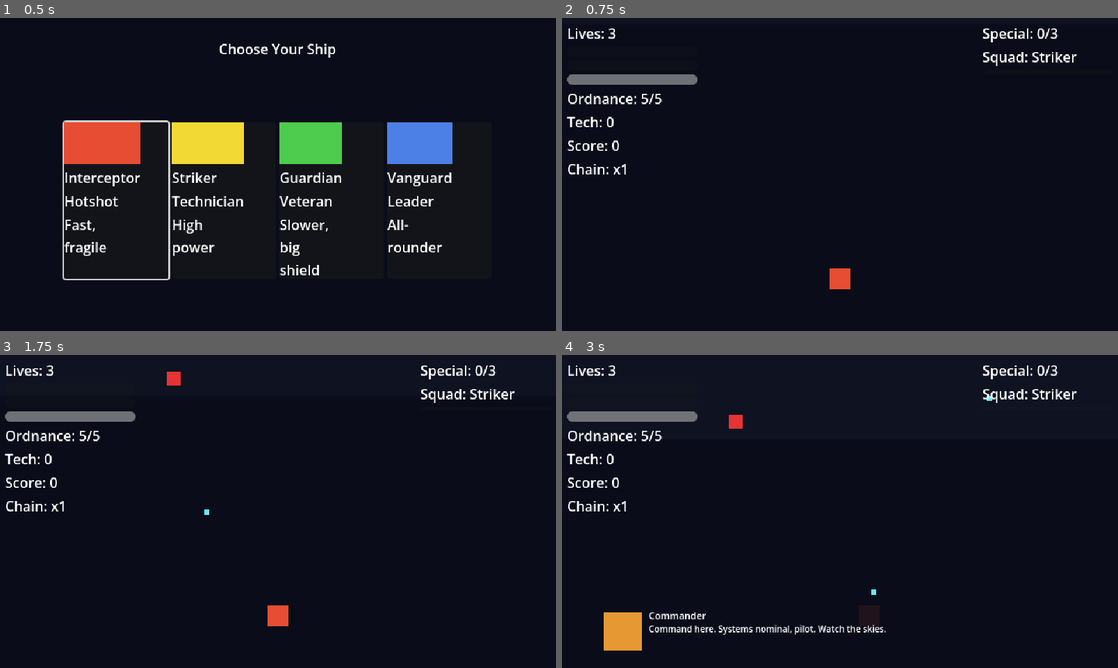
Above: before the commit, frames 1-4 (two rows, left to right).
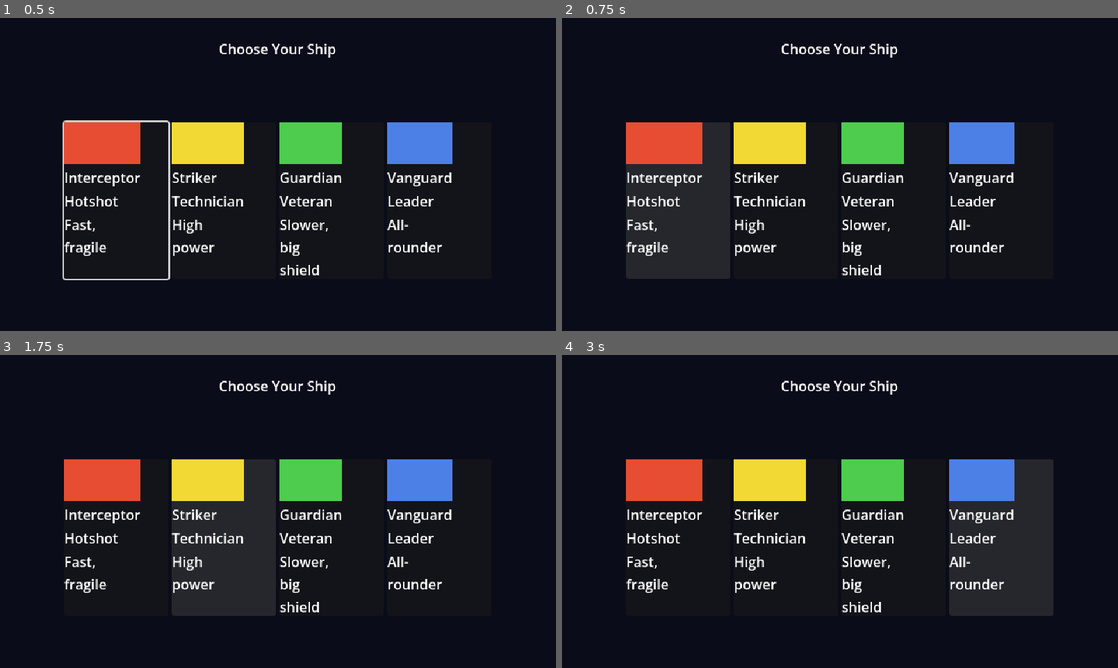
Above: after the commit, the same moments.

Repository: Funfetsunk/terra-intercept
Game: Godot game, scene res://scenes/menus/ship_select.tscn
The game is run twice, just before and just after one commit, with the same random seed, the same clock (stepped at 60 frames per second) and the same inputs.
Inputs (mouse positions are in pixels of both pictures, inside the frame that each line leads up to):
- Up to frame 1 (0.5 s): no input
- Up to frame 2 (0.75 s): click (678, 199) at 0.5 s
- Up to frame 3 (1.75 s): click (222, 536) at 1.27 s
- Up to frame 4 (3 s): click (895, 536) at 2.02 s; tap Enter (ui_accept) at 2.75 s; move the mouse to (962, 495) at 2.77 s; hold D (p1_move_right) from 2.78 s (still down); click (962, 495) at 2.85 s

Frame 1 is identical in both runs. In frame 2, 19% of the frame differs, in the area x 0-93%, y 3-87%; in frame 3, 19%; in frame 4, 20%, in the area x 0-93%, y 3-95%.

Commit message:
Retire vertical slice into developer test range
Convert vertical_slice.tscn/.gd into scenes/levels/test_range.tscn/.gd
on the milestone-2a systems (rename only, same content), dropping the
mission-complete -> results screen transition and the dead unused
FocusHitboxVisual node. Remove the slice from menu flow (ship_select
now points at the not-yet-built London mission). Decouple Boss from
mission flow by replacing its direct GameState.complete_mission() call
with a boss_defeated signal, clearing the way to reuse it as the
milestone-2b mid-boss.

Co-Authored-By: Claude Sonnet 5 <noreply@anthropic.com>
Claude-Session: https://claude.ai/code/session_01Nh3aPMJzmkSArqwMqRdZHh

Diff:
--- a/data/missions/vertical_slice_mission.tres
+++ b/data/missions/test_range_mission.tres
@@ -1,9 +1,11 @@
-[gd_resource type="Resource" script_class="MissionData" load_steps=13 format=3]
+[gd_resource type="Resource" script_class="MissionData" format=3 uid="uid://baxpsygp200ea"]
 
-[ext_resource type="Script" path="res://scripts/resources/mission_data.gd" id="1"]
+[ext_resource type="Script" uid="uid://cnhxdpsth8r8w" path="res://scripts/resources/mission_data.gd" id="1"]
+[ext_resource type="Script" uid="uid://cfm1tvmus3d7n" path="res://scripts/resources/dialogue_entry.gd" id="1_qsv8g"]
 [ext_resource type="Resource" path="res://data/missions/spawn_drone_01.tres" id="2"]
 [ext_resource type="Resource" path="res://data/missions/spawn_drone_02.tres" id="3"]
 [ext_resource type="Resource" path="res://data/missions/spawn_swarmer_01.tres" id="4"]
+[ext_resource type="Script" uid="uid://c33ljo8b85nep" path="res://scripts/resources/spawn_entry.gd" id="4_qmndi"]
 [ext_resource type="Resource" path="res://data/missions/spawn_swarmer_02.tres" id="5"]
 [ext_resource type="Resource" path="res://data/missions/spawn_spinner_01.tres" id="6"]
 [ext_resource type="Resource" path="res://data/missions/spawn_drone_03.tres" id="7"]
@@ -15,7 +17,7 @@
 
 [resource]
 script = ExtResource("1")
-mission_name = "Vertical Slice"
+mission_name = "Test Range"
 background_scroll_speed = 40.0
-spawn_entries = Array[Resource]([ExtResource("2"), ExtResource("3"), ExtResource("4"), ExtResource("5"), ExtResource("6"), ExtResource("7"), ExtResource("8"), ExtResource("9"), ExtResource("10"), ExtResource("11")])
-dialogue_events = Array[Resource]([ExtResource("12")])
+spawn_entries = Array[ExtResource("4_qmndi")]([ExtResource("2"), ExtResource("3"), ExtResource("4"), ExtResource("5"), ExtResource("6"), ExtResource("7"), ExtResource("8"), ExtResource("9"), ExtResource("10"), ExtResource("11")])
+dialogue_events = Array[ExtResource("1_qsv8g")]([ExtResource("12")])
--- a/scenes/bosses/boss.gd
+++ b/scenes/bosses/boss.gd
@@ -1,4 +1,6 @@
 extends EnemyBase
+
+signal boss_defeated
 
 @export var hover_y: float = 70.0
 
@@ -21,4 +23,4 @@
 
 func _die() -> void:
 	super._die()
-	get_node("/root/GameState").complete_mission()
+	boss_defeated.emit()
--- a/scenes/levels/vertical_slice.gd
+++ b/scenes/levels/test_range.gd
@@ -6,8 +6,4 @@
 func _ready() -> void:
 	var game_state: Node = get_node("/root/GameState")
 	game_state.start_new_run()
-	game_state.mission_completed.connect(_on_mission_completed)
 	_hud.bind_player(_player)
-
-func _on_mission_completed(_results: Dictionary) -> void:
-	get_tree().change_scene_to_file("res://scenes/menus/results_screen.tscn")
--- /dev/null
+++ b/scenes/levels/test_range.tscn
@@ -0,0 +1,204 @@
+[gd_scene format=3 uid="uid://5uuy6xrn47bs"]
+
+[ext_resource type="Script" uid="uid://gl1bk3xbu2sd" path="res://scenes/levels/test_range.gd" id="1_kk330"]
+[ext_resource type="PackedScene" uid="uid://bveh1trv7wuqf" path="res://scenes/player/player_ship.tscn" id="2_nj8yn"]
+[ext_resource type="Script" uid="uid://brvoh5s303sqb" path="res://scenes/player/player_ship.gd" id="3_eq62o"]
+[ext_resource type="Resource" uid="uid://b3c6554j4do4e" path="res://data/ships/guardian_ship_data.tres" id="4_oxpsd"]
+[ext_resource type="Script" uid="uid://b5jrllxqn3mcp" path="res://scenes/specials/squad_special_vfx.gd" id="5_pdebw"]
+[ext_resource type="PackedScene" uid="uid://c1woeggvkgk0f" path="res://scenes/hud/hud.tscn" id="6_l6eno"]
+[ext_resource type="Script" uid="uid://d0v1ssq1rlq0w" path="res://scenes/hud/hud.gd" id="7_mr2on"]
+[ext_resource type="PackedScene" uid="uid://bdjsxy2elcbrc" path="res://scenes/hud/dialogue_box.tscn" id="8_x3ifj"]
+[ext_resource type="Script" uid="uid://70dhy7y8fstm" path="res://scenes/hud/dialogue_box.gd" id="9_5jedd"]
+[ext_resource type="Script" uid="uid://bgoiagdeo8ki4" path="res://scripts/systems/enemy_spawner.gd" id="10_ospck"]
+[ext_resource type="Resource" uid="uid://baxpsygp200ea" path="res://data/missions/test_range_mission.tres" id="11_corhf"]
+[ext_resource type="Script" uid="uid://c6cns2cik14l2" path="res://scenes/levels/scrolling_background.gd" id="12_irn3u"]
+[ext_resource type="PackedScene" uid="uid://ort4tmjdo7j" path="res://scenes/levels/background_layer.tscn" id="13_3vjr3"]
+[ext_resource type="Script" uid="uid://cktltf2ympqjm" path="res://scenes/levels/background_layer.gd" id="14_vu5jp"]
+[ext_resource type="Script" uid="uid://b1vqxoh2qfcwi" path="res://scripts/systems/dialogue_controller.gd" id="15_a2tfc"]
+
+[sub_resource type="CircleShape2D" id="CircleShape2D_kjavq"]
+radius = 2.0
+
+[node name="TestRange" type="Node2D" unique_id=1311692602]
+script = ExtResource("1_kk330")
+
+[node name="PlayerShip" type="Node2D" parent="." unique_id=1276083379 instance=ExtResource("2_nj8yn")]
+position = Vector2(320, 300)
+script = ExtResource("3_eq62o")
+data = ExtResource("4_oxpsd")
+
+[node name="Sprite" type="ColorRect" parent="PlayerShip" unique_id=668240328]
+offset_left = -12.0
+offset_top = -12.0
+offset_right = 12.0
+offset_bottom = 12.0
+mouse_filter = 2
+color = Color(0.3, 0.8, 0.3, 1)
+
+[node name="Hitbox" type="Area2D" parent="PlayerShip" unique_id=1478547012]
+collision_mask = 0
+
+[node name="CollisionShape2D" type="CollisionShape2D" parent="PlayerShip/Hitbox" unique_id=1161019146]
+shape = SubResource("CircleShape2D_kjavq")
+
+[node name="SpecialVFX" type="Node2D" parent="PlayerShip" unique_id=1062415370]
+visible = false
+script = ExtResource("5_pdebw")
+
+[node name="HUD" type="CanvasLayer" parent="." unique_id=1725720245 instance=ExtResource("6_l6eno")]
+script = ExtResource("7_mr2on")
+
+[node name="HUDRoot" type="Control" parent="HUD" unique_id=1802526821]
+layout_mode = 3
+anchors_preset = 0
+offset_right = 640.0
+offset_bottom = 360.0
+mouse_filter = 2
+
+[node name="LeftPanel" type="VBoxContainer" parent="HUD/HUDRoot" unique_id=2079910361]
+layout_mode = 0
+offset_left = 6.0
+offset_top = 6.0
+offset_right = 156.0
+offset_bottom = 96.0
+
+[node name="LivesLabel" type="Label" parent="HUD/HUDRoot/LeftPanel" unique_id=1862482661]
+layout_mode = 2
+text = "Lives: 3"
+
+[node name="ShieldBar" type="ProgressBar" parent="HUD/HUDRoot/LeftPanel" unique_id=1070524969]
+custom_minimum_size = Vector2(120, 12)
+layout_mode = 2
+show_percentage = false
+
+[node name="HullBar" type="ProgressBar" parent="HUD/HUDRoot/LeftPanel" unique_id=1171664975]
+custom_minimum_size = Vector2(120, 12)
+layout_mode = 2
+show_percentage = false
+
+[node name="FocusBar" type="ProgressBar" parent="HUD/HUDRoot/LeftPanel" unique_id=2050544513]
+custom_minimum_size = Vector2(120, 12)
+layout_mode = 2
+show_percentage = false
+
+[node name="OrdnanceLabel" type="Label" parent="HUD/HUDRoot/LeftPanel" unique_id=2060462217]
+layout_mode = 2
+text = "Ordnance: 5/5"
+
+[node name="TechLabel" type="Label" parent="HUD/HUDRoot/LeftPanel" unique_id=103671485]
+layout_mode = 2
+text = "Tech: 0"
+
+[node name="ScoreLabel" type="Label" parent="HUD/HUDRoot/LeftPanel" unique_id=2039780289]
+layout_mode = 2
+text = "Score: 0"
+
+[node name="ChainLabel" type="Label" parent="HUD/HUDRoot/LeftPanel" unique_id=1441619416]
+layout_mode = 2
+text = "Chain: x1"
+
+[node name="RightPanel" type="VBoxContainer" parent="HUD/HUDRoot" unique_id=83778539]
+layout_mode = 0
+offset_left = 484.0
+offset_top = 6.0
+offset_right = 634.0
+offset_bottom = 46.0
+
+[node name="SpecialChargesLabel" type="Label" parent="HUD/HUDRoot/RightPanel" unique_id=650194307]
+layout_mode = 2
+text = "Special: 0/3"
+
+[node name="SquadLabel" type="Label" parent="HUD/HUDRoot/RightPanel" unique_id=1090562693]
+layout_mode = 2
+text = "Squad: -"
+
+[node name="SpecialProgressBar" type="ProgressBar" parent="HUD/HUDRoot/RightPanel" unique_id=1044090549]
+custom_minimum_size = Vector2(120, 4)
+layout_mode = 2
+max_value = 1.0
+show_percentage = false
+
+[node name="DialogueBox" type="CanvasLayer" parent="." unique_id=647446749 instance=ExtResource("8_x3ifj")]
+script = ExtResource("9_5jedd")
+
+[node name="Panel" type="ColorRect" parent="DialogueBox" unique_id=101237651]
+offset_left = 40.0
+offset_top = 288.0
+offset_right = 600.0
+offset_bottom = 344.0
+mouse_filter = 2
+color = Color(0.04, 0.05, 0.1, 0.9)
+
+[node name="Portrait" type="ColorRect" parent="DialogueBox/Panel" unique_id=1180777483]
+layout_mode = 0
+offset_left = 8.0
+offset_top = 8.0
+offset_right = 52.0
+offset_bottom = 52.0
+mouse_filter = 2
+
+[node name="SpeakerLabel" type="Label" parent="DialogueBox/Panel" unique_id=1111111014]
+layout_mode = 0
+offset_left = 60.0
+offset_top = 4.0
+offset_right = 552.0
+offset_bottom = 18.0
+theme_override_font_sizes/font_size = 11
+text = "Speaker"
+
+[node name="TextLabel" type="Label" parent="DialogueBox/Panel" unique_id=1495621868]
+layout_mode = 0
+offset_left = 60.0
+offset_top = 20.0
+offset_right = 552.0
+offset_bottom = 52.0
+theme_override_font_sizes/font_size = 10
+text = "Dialogue text"
+autowrap_mode = 3
+
+[node name="EnemySpawner" type="Node" parent="." unique_id=876114463]
+script = ExtResource("10_ospck")
+mission = ExtResource("11_corhf")
+
+[node name="Background" type="Node2D" parent="." unique_id=1671133722]
+z_index = -10
+script = ExtResource("12_irn3u")
+mission = ExtResource("11_corhf")
+
+[node name="FarLayer" type="Node2D" parent="Background" unique_id=2071353270 instance=ExtResource("13_3vjr3")]
+script = ExtResource("14_vu5jp")
+scroll_speed_multiplier = 0.5
+panel_a_color = Color(0.02, 0.025, 0.05, 1)
+panel_b_color = Color(0.03, 0.035, 0.07, 1)
+
+[node name="PanelA" type="ColorRect" parent="Background/FarLayer" unique_id=397745998]
+offset_right = 640.0
+offset_bottom = 360.0
+mouse_filter = 2
+color = Color(0.04, 0.05, 0.1, 1)
+
+[node name="PanelB" type="ColorRect" parent="Background/FarLayer" unique_id=1781704554]
+offset_top = -360.0
+offset_right = 640.0
+mouse_filter = 2
+color = Color(0.06, 0.07, 0.13, 1)
+
+[node name="NearLayer" type="Node2D" parent="Background" unique_id=1113152482 instance=ExtResource("13_3vjr3")]
+script = ExtResource("14_vu5jp")
+
+[node name="PanelA" type="ColorRect" parent="Background/NearLayer" unique_id=889876748]
+offset_right = 640.0
+offset_bottom = 360.0
+mouse_filter = 2
+color = Color(0.04, 0.05, 0.1, 1)
+
+[node name="PanelB" type="ColorRect" parent="Background/NearLayer" unique_id=490229765]
+offset_top = -360.0
+offset_right = 640.0
+mouse_filter = 2
+color = Color(0.06, 0.07, 0.13, 1)
+
+[node name="DialogueController" type="Node" parent="." unique_id=1105281894]
+script = ExtResource("15_a2tfc")
+mission = ExtResource("11_corhf")
+dialogue_box_path = NodePath("../DialogueBox")
--- a/scenes/levels/vertical_slice.tscn
+++ /dev/null
@@ -1,51 +0,0 @@
-[gd_scene format=3 uid="uid://dggg7ddlqp3vc"]
-
-[ext_resource type="Script" uid="uid://ebhoutquxh0v" path="res://scenes/levels/vertical_slice.gd" id="1_c33km"]
-[ext_resource type="PackedScene" uid="uid://bveh1trv7wuqf" path="res://scenes/player/player_ship.tscn" id="1_s6fwv"]
-[ext_resource type="PackedScene" uid="uid://c1woeggvkgk0f" path="res://scenes/hud/hud.tscn" id="6_yqhg2"]
-[ext_resource type="Script" uid="uid://c6cns2cik14l2" path="res://scenes/levels/scrolling_background.gd" id="8_akqp4"]
-[ext_resource type="PackedScene" uid="uid://bdjsxy2elcbrc" path="res://scenes/hud/dialogue_box.tscn" id="8_axun0"]
-[ext_resource type="Script" uid="uid://bgoiagdeo8ki4" path="res://scripts/systems/enemy_spawner.gd" id="9_axun0"]
-[ext_resource type="PackedScene" uid="uid://ort4tmjdo7j" path="res://scenes/levels/background_layer.tscn" id="9_pbhpe"]
-[ext_resource type="Resource" path="res://data/missions/vertical_slice_mission.tres" id="10_axun0"]
-[ext_resource type="Script" uid="uid://b1vqxoh2qfcwi" path="res://scripts/systems/dialogue_controller.gd" id="10_pbhpe"]
-
-[node name="VerticalSlice" type="Node2D" unique_id=1011628576]
-script = ExtResource("1_c33km")
-
-[node name="PlayerShip" parent="." unique_id=1276083379 instance=ExtResource("1_s6fwv")]
-position = Vector2(320, 300)
-
-[node name="FocusHitboxVisual" type="ColorRect" parent="PlayerShip" unique_id=985356905]
-visible = false
-offset_left = -2.0
-offset_top = -2.0
-offset_right = 2.0
-offset_bottom = 2.0
-mouse_filter = 2
-color = Color(1, 1, 1, 0.9)
-
-[node name="HUD" parent="." unique_id=1725720245 instance=ExtResource("6_yqhg2")]
-
-[node name="Background" type="Node2D" parent="." unique_id=1016031914]
-z_index = -10
-script = ExtResource("8_akqp4")
-mission = ExtResource("10_axun0")
-
-[node name="FarLayer" parent="Background" unique_id=2071353270 instance=ExtResource("9_pbhpe")]
-scroll_speed_multiplier = 0.5
-panel_a_color = Color(0.02, 0.025, 0.05, 1)
-panel_b_color = Color(0.03, 0.035, 0.07, 1)
-
-[node name="NearLayer" parent="Background" unique_id=1900185301 instance=ExtResource("9_pbhpe")]
-
-[node name="EnemySpawner" type="Node" parent="." unique_id=962530199]
-script = ExtResource("9_axun0")
-mission = ExtResource("10_axun0")
-
-[node name="DialogueBox" parent="." unique_id=647446749 instance=ExtResource("8_axun0")]
-
-[node name="DialogueController" type="Node" parent="." unique_id=330970725]
-script = ExtResource("10_pbhpe")
-mission = ExtResource("10_axun0")
-dialogue_box_path = NodePath("../DialogueBox")
--- a/scenes/menus/ship_select.gd
+++ b/scenes/menus/ship_select.gd
@@ -29,4 +29,5 @@
 
 func _on_ship_chosen(ship: ShipData) -> void:
 	_game_state.selected_ship = ship
-	get_tree().change_scene_to_file("res://scenes/levels/vertical_slice.tscn")
+	# TODO(milestone 2b task 1): London mission scene doesn't exist yet.
+	get_tree().change_scene_to_file("res://scenes/levels/london.tscn")
Not shown, added: scenes/levels/test_range.gd.uid
Not shown, removed: scenes/levels/vertical_slice.gd.uid
